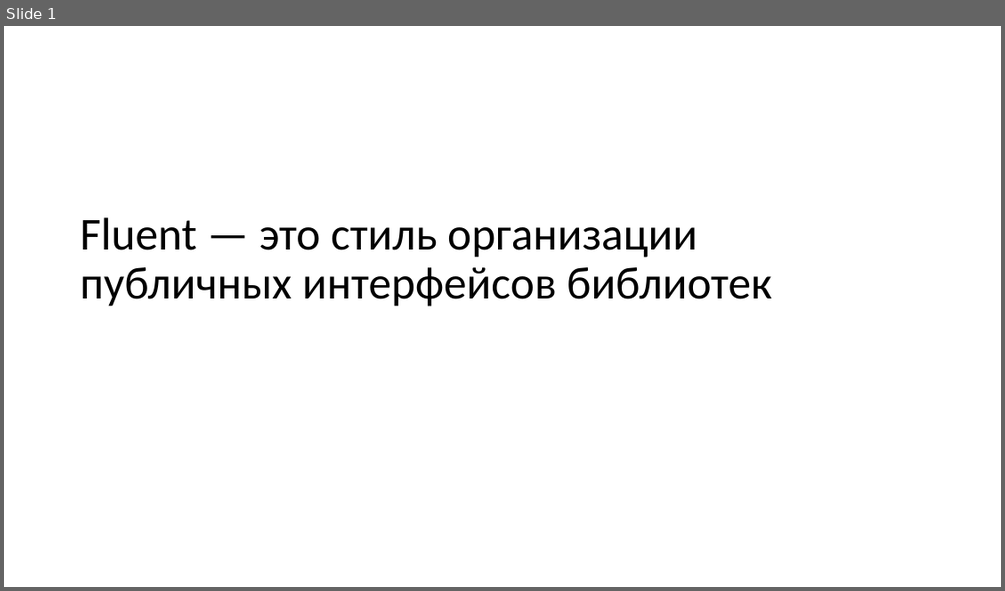
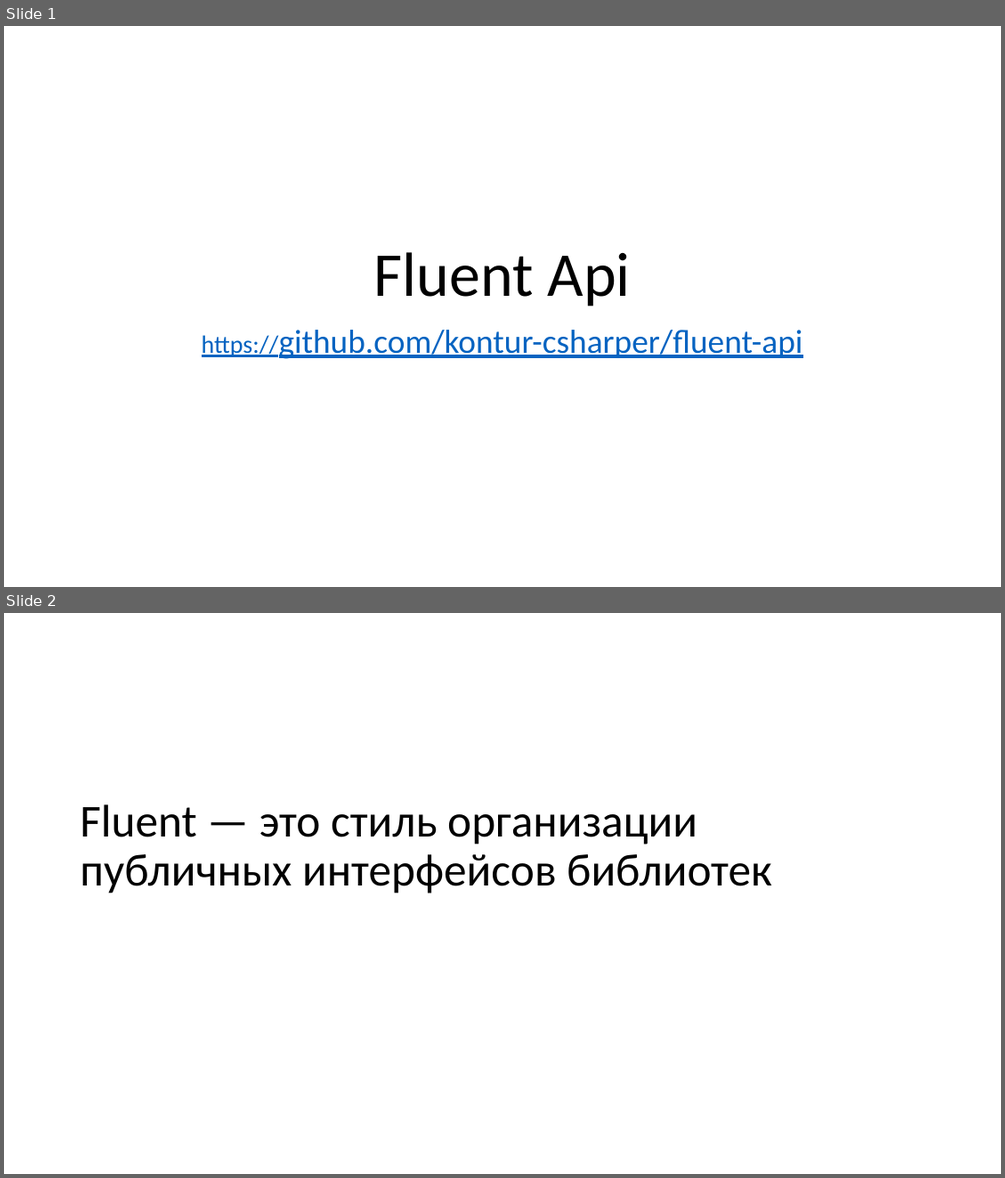
Before and after one commit to kontur-courses/fluent-api, a slide deck: fluent-api.pptx. Shown one above the other, each under a label of ours: slide 1 before the commit, slides 1 and 2 after it. The pictures are 1005x591 and 1005x1178 pixels, drawn with LibreOffice and Linux fonts; fonts in the diff are those of the drawing. Boxes give left, top, right and bottom in pixels: in the first picture for what was removed or moved away, otherwise in the second. Text is boxed around its words. In the diff, an @@ line names an element or a change of style, - is before the commit and + after.

```diff
--- a/fluent-api.pptx
+++ b/fluent-api.pptx
@@ slide 1 added at (4,26,1001,587), background #FFFFFF @@
@@ title added at (374,252,631,306), 60 pt, text #000000 @@
+Fluent Api
@@ subtitle added at (202,329,803,359), 32 pt, text #0563C1, underline @@
+https://github.com/kontur-csharper/fluent-api
@@ what was slide 1 is now slide 2 @@
```
Also in this commit, not shown: 2 slides changed, 1 other slide added.
